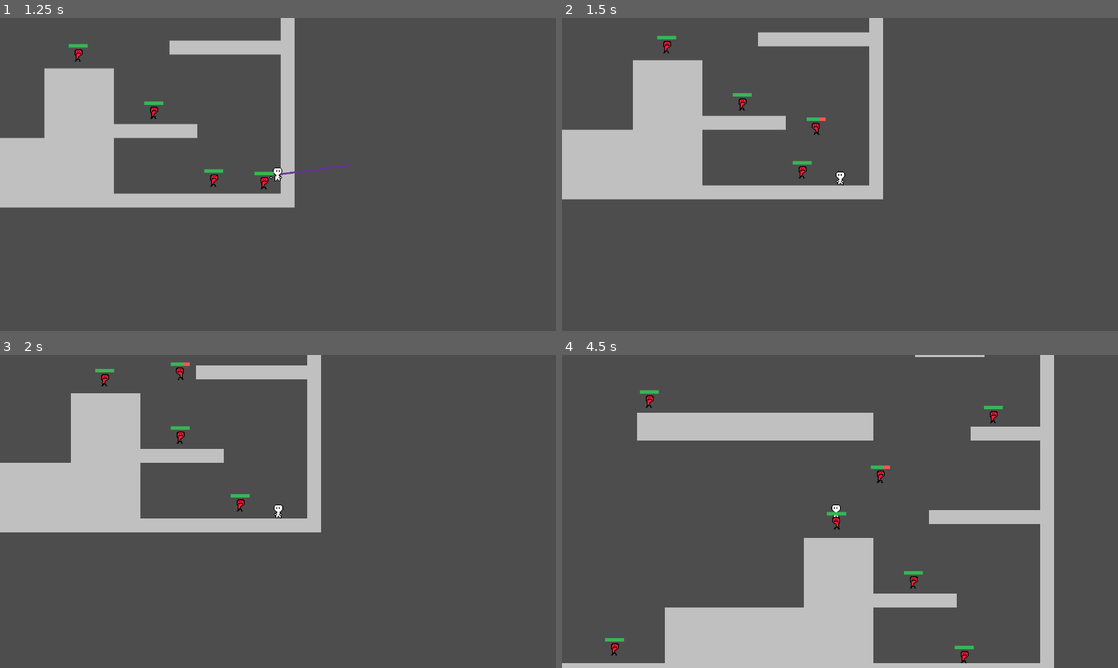
Above: before the commit, frames 1-4 (two rows, left to right).
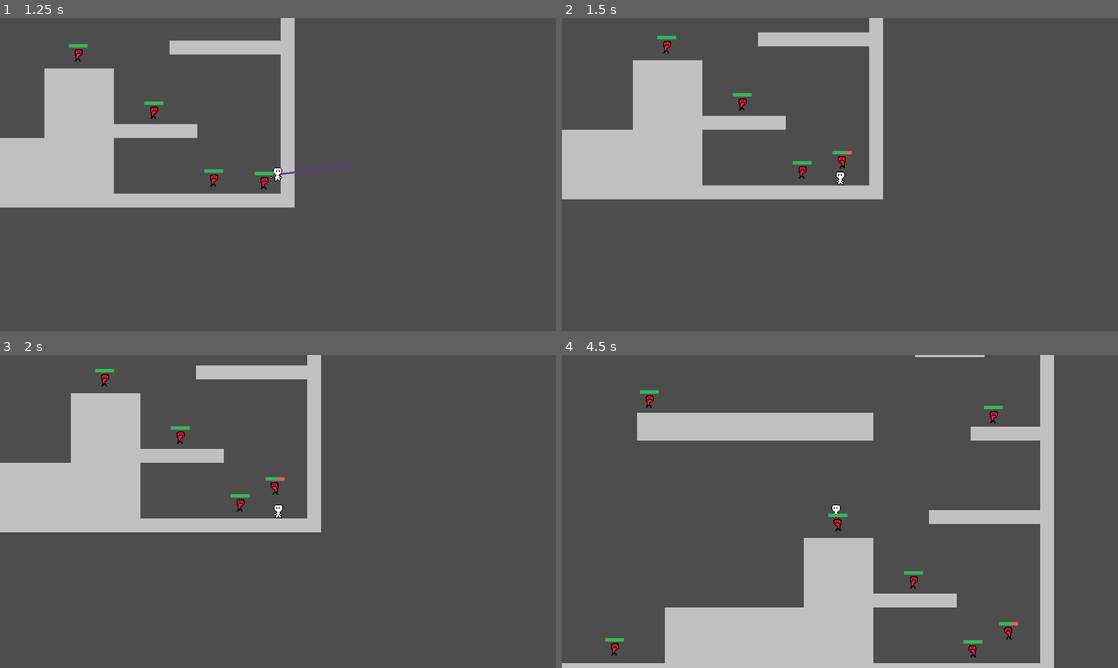
Above: after the commit, the same moments.

Repository: jelmersnippe/punching-game
Game: Godot game, scene res://arena.tscn
The game is run twice, just before and just after one commit, with the same random seed, the same clock (stepped at 60 frames per second) and the same inputs. This scene is started directly instead of the project's main scene.
Inputs (mouse positions are in pixels of both pictures, inside the frame that each line leads up to):
- Up to frame 1 (1.25 s): tap Enter at 0.5 s; move the mouse to (400, 158) at 0.52 s; press the mouse at (400, 158) at 0.53 s; hold D (move_right) from 0.53 s (still down)
- Up to frame 2 (1.5 s): tap Space at 1.25 s; move the mouse to (728, 190) at 1.27 s; release D (move_right) at 1.28 s; release the mouse at (728, 190) at 1.28 s; hold S (move_down) from 1.28 s (still down); click (728, 190) at 1.35 s
- Up to frame 3 (2 s): keep holding S (move_down)
- Up to frame 4 (4.5 s): move the mouse to (895, 442) at 2.02 s; release S (move_down) at 2.03 s; press the mouse at (895, 442) at 2.03 s; hold D (move_right) 2.03-2.78 s; tap Enter at 2.75 s; move the mouse to (812, 574) at 2.77 s; release the mouse at (812, 574) at 2.78 s; hold W (move_up) 2.78-3.53 s; click (812, 574) at 2.85 s; move the mouse to (1006, 558) at 3.52 s; press the mouse at (1006, 558) at 3.53 s; hold A (move_left) from 3.53 s (still down); move the mouse to (673, 464) at 4.27 s; release the mouse at (673, 464) at 4.28 s; click (673, 464) at 4.35 s

Frame 1 is identical in both runs. In frame 2, 0.2% of the frame differs, in the area x 44-53%, y 31-48%; in frame 3, 0.2%; in frame 4, 0.4%, in the area x 47-82%, y 35-99%.

Commit message:
Tweak enemy bouncing and knockback damage logic

Diff:
--- a/enemy.gd
+++ b/enemy.gd
@@ -3,6 +3,7 @@
 
 @export var speed = 50
 @export var knockback_recovery_speed = 5
+@export var velocity_deadzone = 2
 
 @export var base_health = 10:
 	set(value):
@@ -13,13 +14,7 @@
 		current_health = value
 		$Healthbar.value = current_health
 
-var knocked = false:
-	set(value):
-		knocked = value
-		if knocked:
-			remaining_knocked_grace_time = knocked_grace_time
-		else:
-			remaining_knocked_grace_time = 0
+var knocked = false
 
 var knocked_grace_time = 0.1
 
@@ -27,9 +22,6 @@
 
 func _ready():
 	current_health = base_health
-
-func is_grounded() -> bool:
-	return $GroundedRaycast.is_colliding()
 
 func _process(delta):
 	if velocity.x > 0:
@@ -43,12 +35,15 @@
 
 		if $RayCast2D.is_colliding():
 			velocity = velocity.bounce($RayCast2D.get_collision_normal())
+			velocity /= 3
 
-		knocked_grace_time -= delta
+		remaining_knocked_grace_time -= delta
+		var prev_velocity = velocity
 		velocity -= velocity.normalized() * knockback_recovery_speed
 
-		if abs(velocity) < Vector2(0.5, 0.5):
+		if sign(prev_velocity) != sign(velocity):
 			knocked = false
+			velocity = Vector2.ZERO
 
 	move_and_slide()
 
@@ -56,8 +51,10 @@
 	if knocked:
 		return
 
+	remaining_knocked_grace_time = knocked_grace_time
 	knocked = true
 	velocity = normalized_impact_direction * force
+	print(get_name() + " knocked with velocity " + str(velocity))
 
 func take_damage(damage: int):
 	current_health = clamp(current_health - damage, 0, base_health)
@@ -74,6 +71,11 @@
 		var enemy = parent as Enemy
 		if enemy.remaining_knocked_grace_time > 0:
 			return
-		enemy.knockback(velocity.normalized(), (velocity.x + velocity.y) / 2)
-		enemy.take_damage((velocity.x + velocity.y) / 120)
-		velocity /= 3
+
+		var force = abs(velocity.x) + abs(velocity.y)
+		var damage = floor(clamp(force / 50, 1, 3))
+		print(get_name() + " knocked " + enemy.get_name() + " dealing " + str(damage) + " damage")
+		enemy.knockback(velocity.normalized(), force / 3)
+		enemy.take_damage(damage)
+		velocity /= 4
+		print(get_name() + " slowed to " + str(velocity))
--- a/main.tscn
+++ b/main.tscn
@@ -40,7 +40,7 @@
 position = Vector2(495, 105)
 
 [node name="Enemy8" parent="." instance=ExtResource("3_c3rri")]
-position = Vector2(495, 105)
+position = Vector2(680, 240)
 
 [node name="Enemy9" parent="." instance=ExtResource("3_c3rri")]
-position = Vector2(495, 105)
+position = Vector2(709, 225)
